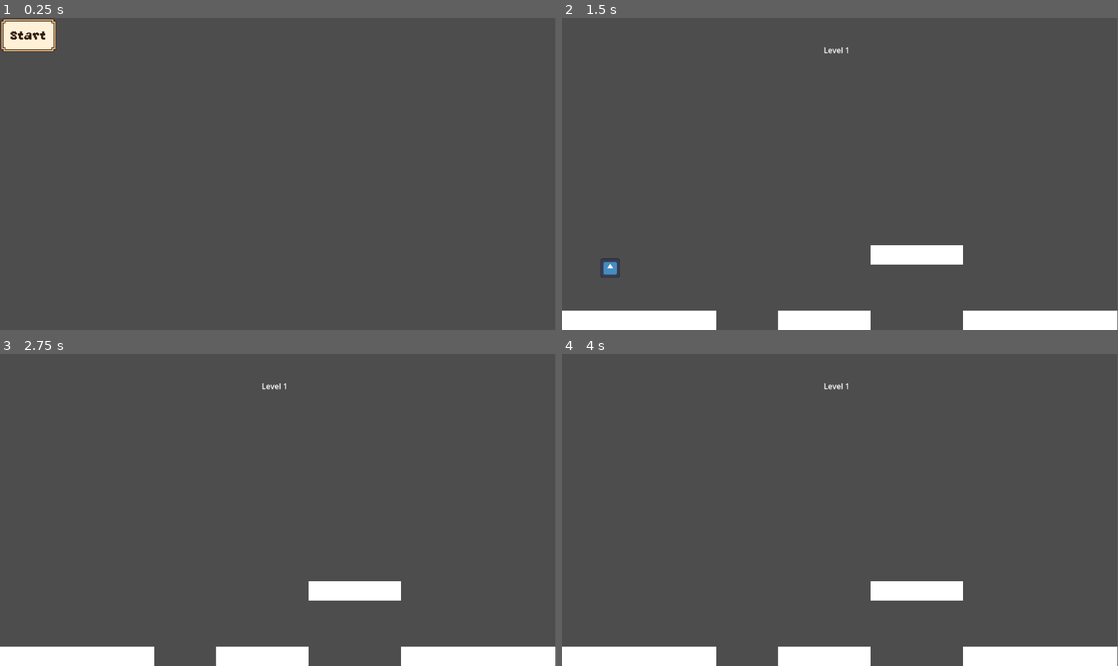
Above: before the commit, frames 1-4 (two rows, left to right).
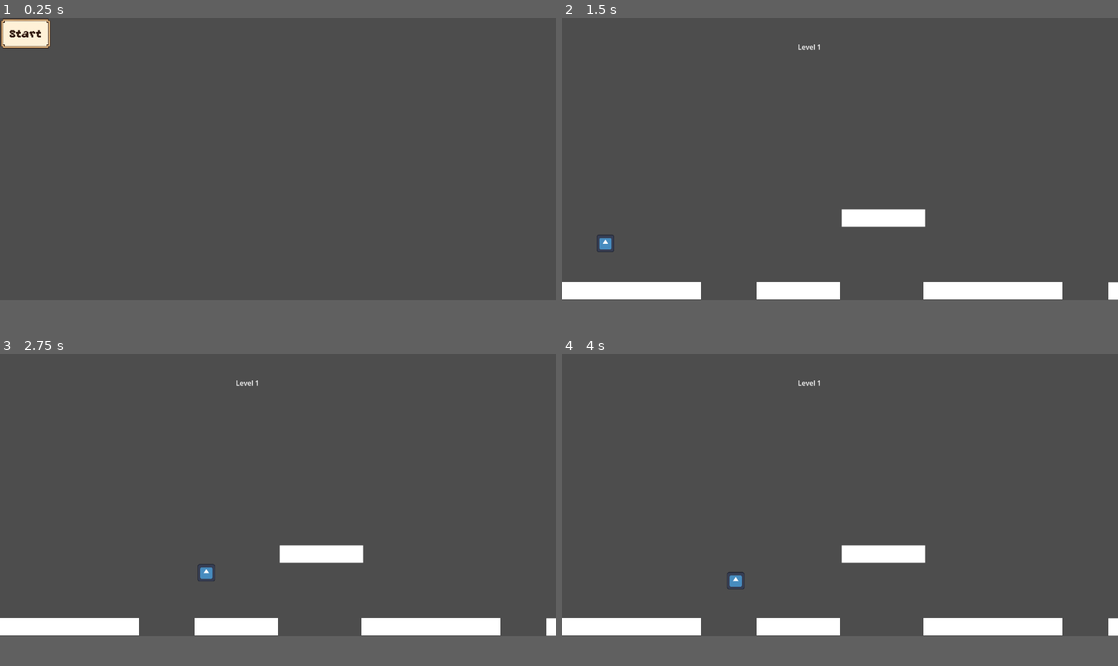
Above: after the commit, the same moments.

Repository: rota99/PizzaJam0425
Game: Godot game, scene res://Scenes/mainPage.tscn
The game is run twice, just before and just after one commit, with the same random seed, the same clock (stepped at 60 frames per second) and the same inputs. The engine's default icon, where the game draws it, is replaced by a stand-in: a white triangle on a blue panel in a dark square.
Inputs:
- Up to frame 1 (0.25 s): no input
- Up to frame 2 (1.5 s): click "Start" at 0.5 s; tap Enter (ui_accept) at 1.25 s; hold Right (ui_right) from 1.28 s (still down)
- Up to frame 3 (2.75 s): keep holding Right (ui_right); tap Enter (ui_accept) at 1.52, 2.27 s
- Up to frame 4 (4 s): release Right (ui_right) at 2.78 s; hold Left (ui_left) 2.78-3.53 s; hold Right (ui_right) from 3.53 s (still down); tap Enter (ui_accept) at 3.77 s
In our replay, the window is 799x449 before the commit and 800x406 after it. These sizes can differ from the game's own. Grey fills any space a smaller window leaves; there, only what the larger window draws over its background counts as a difference.

The runs differ from the first frame. In frame 1, 0.5% of the frame differs, in the area x 0-11%, y 0-11%; in frame 2, 10%, in the area x 0-100%, y 8-100%; in frame 3, 10%; in frame 4, 10%.

Commit message:
FallZone + Camera
camera che segue + Fallzone

Diff:
--- a/project/Scenes/Level1.tscn
+++ b/project/Scenes/Level1.tscn
@@ -1,13 +1,16 @@
-[gd_scene load_steps=5 format=3 uid="uid://bkvw1d0kv53b6"]
+[gd_scene load_steps=6 format=3 uid="uid://bkvw1d0kv53b6"]
 
 [ext_resource type="Texture2D" uid="uid://d2ugkqhimkd8m" path="res://icon.svg" id="1_2llne"]
-[ext_resource type="Script" uid="uid://c8sjjsm24kvmx" path="res://Scripts/CharacterMovement.gd" id="1_q12u6"]
+[ext_resource type="Script" path="res://Scripts/CharacterMovement.gd" id="1_q12u6"]
 
 [sub_resource type="RectangleShape2D" id="RectangleShape2D_q12u6"]
-size = Vector2(320, 40)
+size = Vector2(1573, 40)
 
 [sub_resource type="CircleShape2D" id="CircleShape2D_joc8x"]
 radius = 64.0799
+
+[sub_resource type="RectangleShape2D" id="RectangleShape2D_idt5v"]
+size = Vector2(1709, 41)
 
 [node name="Level1" type="Node2D"]
 
@@ -18,24 +21,6 @@
 offset_bottom = 78.0
 text = "Level 1"
 
-[node name="ColorRect3" type="ColorRect" parent="."]
-offset_left = 640.0
-offset_top = 472.0
-offset_right = 832.0
-offset_bottom = 512.0
-
-[node name="ColorRect2" type="ColorRect" parent="."]
-offset_left = 448.0
-offset_top = 608.0
-offset_right = 640.0
-offset_bottom = 648.0
-
-[node name="ColorRect4" type="ColorRect" parent="."]
-offset_left = 832.0
-offset_top = 608.0
-offset_right = 1152.0
-offset_bottom = 648.0
-
 [node name="StaticBody2D" type="StaticBody2D" parent="."]
 
 [node name="ColorRect" type="ColorRect" parent="StaticBody2D"]
@@ -43,8 +28,32 @@
 offset_right = 320.0
 offset_bottom = 648.0
 
+[node name="ColorRect3" type="ColorRect" parent="StaticBody2D"]
+offset_left = 644.0
+offset_top = 441.0
+offset_right = 836.0
+offset_bottom = 481.0
+
+[node name="ColorRect2" type="ColorRect" parent="StaticBody2D"]
+offset_left = 448.0
+offset_top = 608.0
+offset_right = 640.0
+offset_bottom = 648.0
+
+[node name="ColorRect4" type="ColorRect" parent="StaticBody2D"]
+offset_left = 832.0
+offset_top = 608.0
+offset_right = 1152.0
+offset_bottom = 648.0
+
+[node name="ColorRect5" type="ColorRect" parent="StaticBody2D"]
+offset_left = 1258.0
+offset_top = 609.0
+offset_right = 1578.0
+offset_bottom = 649.0
+
 [node name="CollisionShape2D" type="CollisionShape2D" parent="StaticBody2D"]
-position = Vector2(160, 628)
+position = Vector2(786.5, 628)
 shape = SubResource("RectangleShape2D_q12u6")
 
 [node name="CharacterBody2D" type="CharacterBody2D" parent="."]
@@ -55,7 +64,22 @@
 scale = Vector2(0.3125, 0.3125)
 texture = ExtResource("1_2llne")
 
+[node name="Camera2D" type="Camera2D" parent="CharacterBody2D/Sprite2D"]
+scale = Vector2(3.2, 3.2)
+limit_left = 0
+limit_top = 0
+limit_bottom = 650
+limit_smoothed = true
+
 [node name="CollisionShape2D" type="CollisionShape2D" parent="CharacterBody2D"]
 position = Vector2(40, 536)
 scale = Vector2(0.3125, 0.3125)
 shape = SubResource("CircleShape2D_joc8x")
+
+[node name="FallZone" type="Area2D" parent="."]
+
+[node name="CollisionShape2D" type="CollisionShape2D" parent="FallZone"]
+position = Vector2(857, 698)
+shape = SubResource("RectangleShape2D_idt5v")
+
+[connection signal="body_entered" from="FallZone" to="CharacterBody2D" method="_on_fall_zone_body_entered"]
--- a/project/Scripts/CharacterMovement.gd
+++ b/project/Scripts/CharacterMovement.gd
@@ -1,7 +1,7 @@
 extends CharacterBody2D
 
 
-const SPEED = 300.0
+@export var SPEED = 300.0
 const JUMP_VELOCITY = -400.0
 
 
@@ -23,3 +23,7 @@
 		velocity.x = move_toward(velocity.x, 0, SPEED)
 
 	move_and_slide()
+
+
+func _on_fall_zone_body_entered(body: Node2D) -> void:
+	get_tree().change_scene_to_file("res://Scenes/Level1.tscn")
--- a/project/project.godot
+++ b/project/project.godot
@@ -11,6 +11,11 @@
 [application]
 
 config/name="project"
-run/main_scene="uid://bkgtcr3bqmyb4"
-config/features=PackedStringArray("4.4", "Forward Plus")
+run/main_scene="res://Scenes/mainPage.tscn"
+config/features=PackedStringArray("4.3", "Forward Plus")
 config/icon="res://icon.svg"
+
+[display]
+
+window/size/viewport_width=1280
+window/size/viewport_height=650
Not shown, changed: project/Assets/Fonts/GrapeSoda.ttf.import
Not shown: 1 places in project/Scenes/mainPage.tscn that only renumber resources
